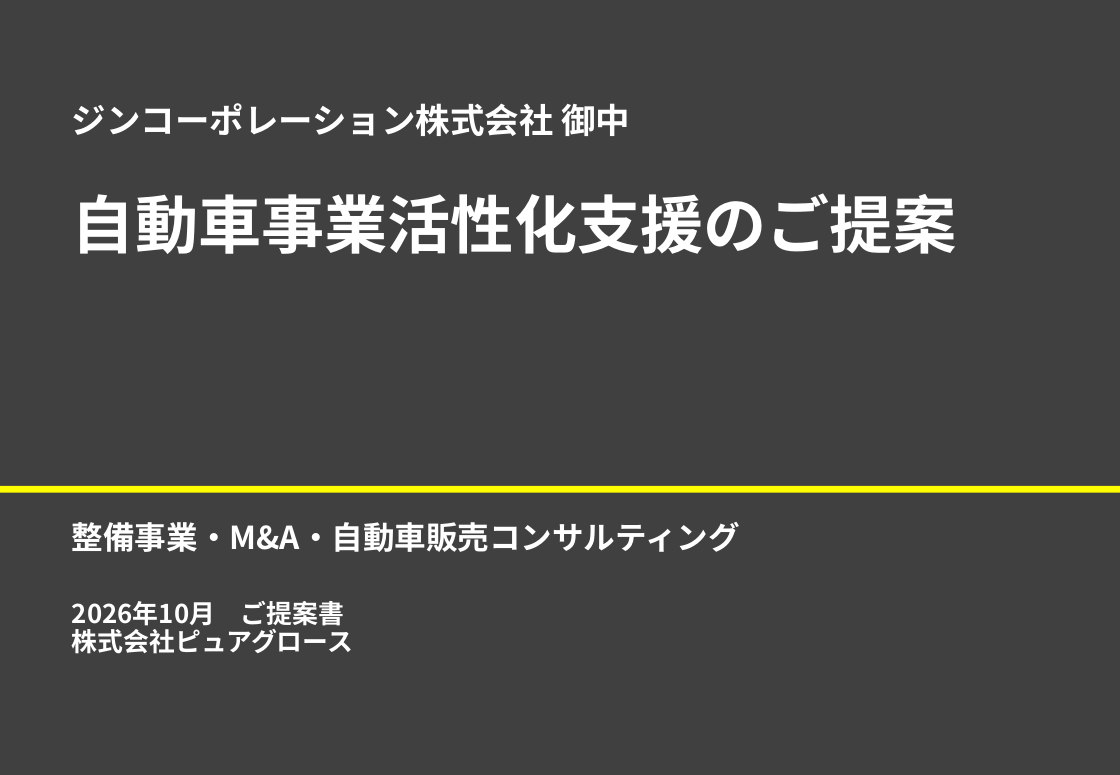
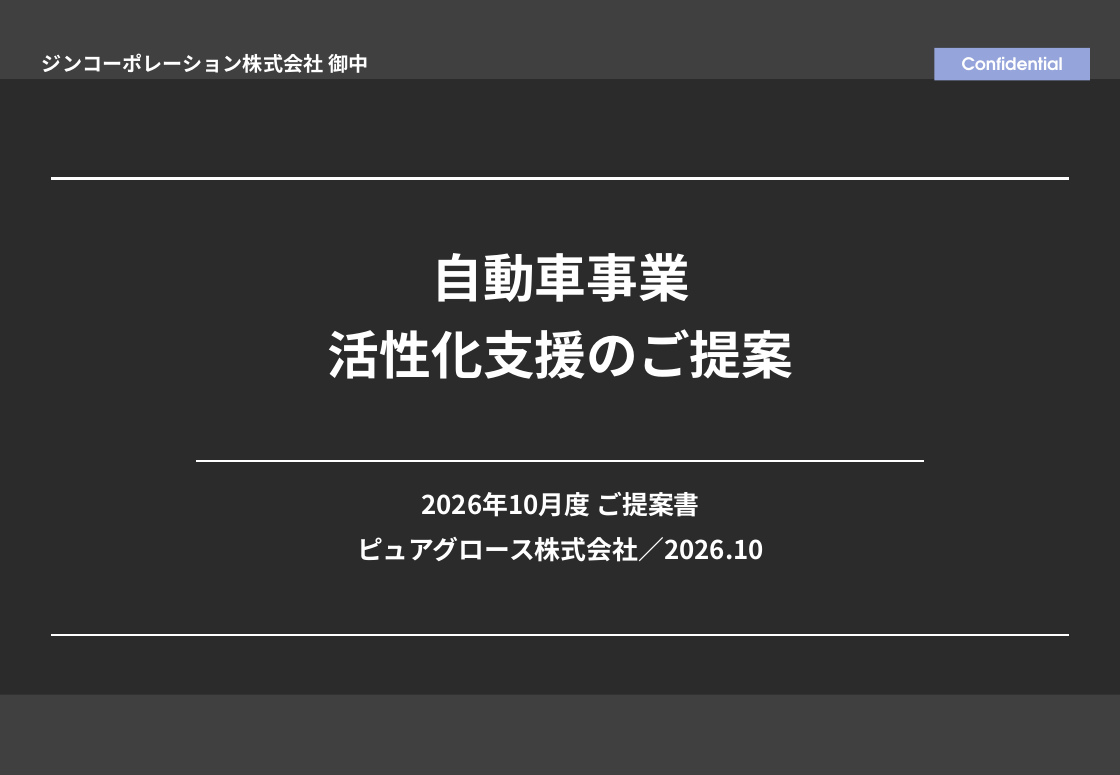
Before and after one commit to yfuchigami-code/test, a slide deck: slide 1 of 【ジンコーポレーション様】20261028_自動車事業活性化支援のご提案.pptx. Drawn at 1120x775 pixels with LibreOffice and Linux fonts; fonts in the diff are those of the drawing; background and template pictures are left out; a plain dark background stands for a picture behind light text. Boxes give left, top, right and bottom in pixels: in the first picture for what was removed or moved away, otherwise in the second. Text is boxed around its words. In the diff, an @@ line names an element or a change of style, - is before the commit and + after.

```diff
--- a/【ジンコーポレーション様】20261028_自動車事業活性化支援のご提案.pptx
+++ b/【ジンコーポレーション様】20261028_自動車事業活性化支援のご提案.pptx
@@ background #FFFFFF to picture (left out) @@
@@ rectangle removed at [0,0,1120,775] @@
@@ rectangle added at [0,0,1120,79], fill #404040 @@
@@ text "ジンコーポレーション株式会社 御中": place and size @@
-text "ジンコーポレーション株式会社 御中" at [72,103,631,136]
+text "ジンコーポレーション株式会社 御中" at [42,53,368,73]
@@ text "ジンコーポレーション株式会社 御中" at [42,53,368,73]: size 24 to 14 pt; line spacing 0.9 to 1; more space between paragraphs; vertical alignment top to middle @@
@@ rectangle added at [935,48,1090,81], fill #95A4DA, 12 pt, text #FFFFFF, bold @@
+Confidential
@@ line added from (51, 179) to (1069, 179), #FFFFFF 1.5 pt @@
@@ text at [328,253,793,379]: text changed; size 44 to 36 pt @@
-自動車事業活性化支援のご提案
+自動車事業
+活性化支援のご提案
@@ line added from (196, 461) to (924, 461), #FFFFFF 1.5 pt @@
@@ rectangle removed at [0,486,1120,493] @@
@@ text added at [357,492,764,562], 18 pt, text #FFFFFF, bold @@
+2026年10月度 ご提案書
+ピュアグロース株式会社／2026.10
@@ text removed at [72,522,740,552] @@
-整備事業・M&A・自動車販売コンサルティング
@@ text removed at [72,601,353,654] @@
-2026年10月 ご提案書
-株式会社ピュアグロース
@@ line added from (51, 635) to (1069, 635), #FFFFFF 1.5 pt @@
@@ rectangle added at [0,695,1120,775], fill #404040 @@
```
Also in this commit, not shown: 21 slides added, 12 slides removed.
